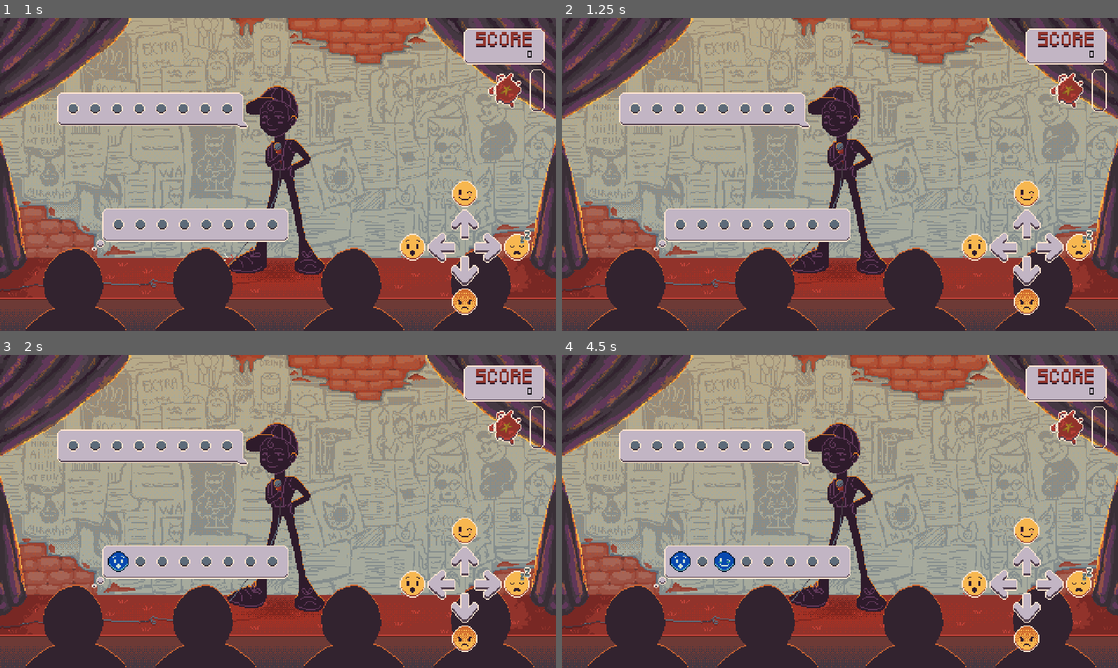
Above: before the commit, frames 1-4 (two rows, left to right).
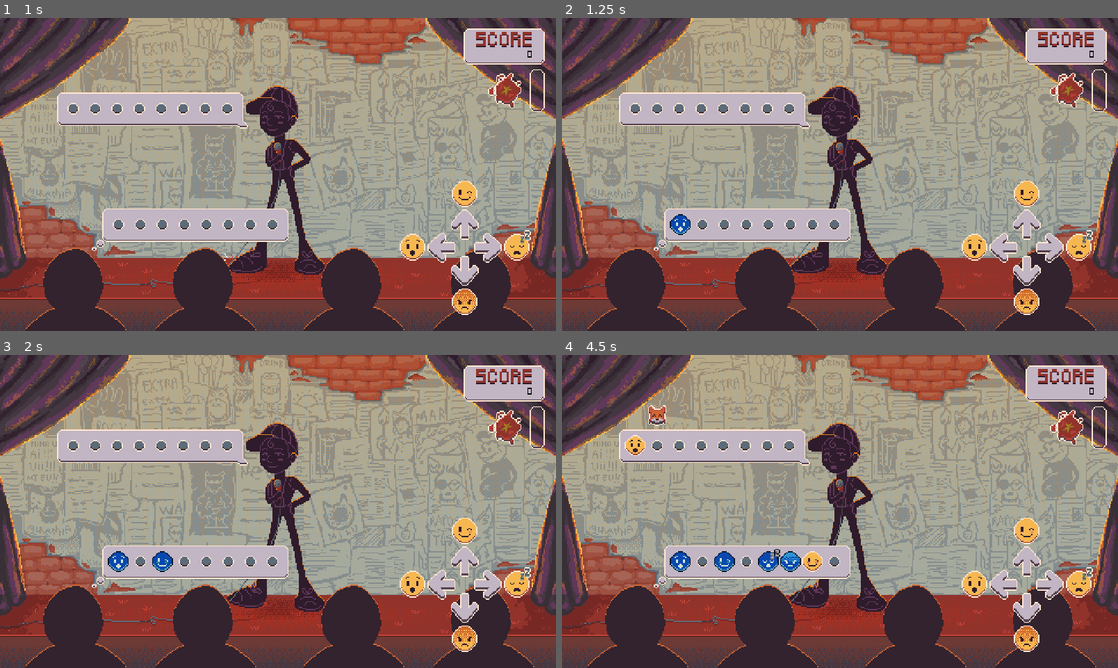
Above: after the commit, the same moments.

Repository: gdp-ufrj/raposo-standup
Game: Godot game, scene res://Scenes/main_menu.tscn
Two runs of this game, one before a commit and one after it. Both use one fixed random seed, a clock stepped at 60 frames per second and the inputs below.
Inputs:
- Up to frame 1 (1 s): click "Start" at 0.5 s
- Up to frame 2 (1.25 s): no input
- Up to frame 3 (2 s): hold Right (RightEmoji) from 1.28 s (still down); tap Space (Confirm) at 1.35 s
- Up to frame 4 (4.5 s): release Right (RightEmoji) at 2.03 s; hold Down (DownEmoji) 2.03-2.78 s; tap Space (Confirm) every 0.75 s from 2.1 to 4.35 s; hold Right (RightEmoji) 2.78-3.53 s; hold Up (UpEmoji) 3.53-4.28 s; hold Left (LeftEmoji) from 4.28 s (still down)

Frame 1 is identical in both runs. In frame 2, 0.2% of the frame differs, in the area x 19-24%, y 62-70%; in frame 3, 0.2%; in frame 4, 0.9%, in the area x 11-50%, y 16-70%.

Commit message:
melhorando pitch

Diff:
--- a/Scenes/gameplay.tscn
+++ b/Scenes/gameplay.tscn
@@ -291,9 +291,9 @@
 position = Vector2(240, 135)
 sprite_frames = SubResource("SpriteFrames_jcn8c")
 script = ExtResource("4_d0jyi")
-beat_time = 1.0
-max_beat_time_multiplier = 2.0
-beat_time_increment = 0.05
+beat_time_multiplier = 0.6
+max_beat_time_multiplier = 1.5
+beat_time_increment = 0.03
 timer = NodePath("Timer")
 music = NodePath("../Music")
 game_over_panel = NodePath("../GameOver")
--- a/Scripts/Bubble.gd
+++ b/Scripts/Bubble.gd
@@ -63,7 +63,7 @@
 func _ready():
 	PlayerScore.reset_run_score()
 	select_emoji_sprites()
-	new_time = beat_time
+	new_time = beat_time/beat_time_multiplier
 	random.randomize()
 	generate_bubble()
 
